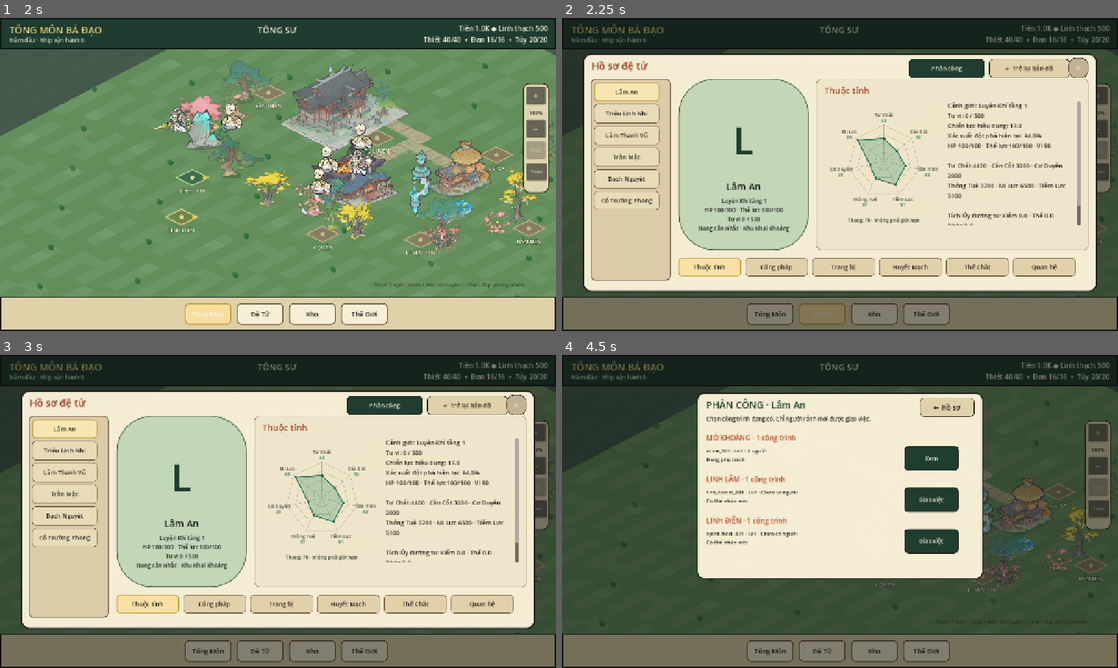
Above: before the commit, frames 1-4 (two rows, left to right).
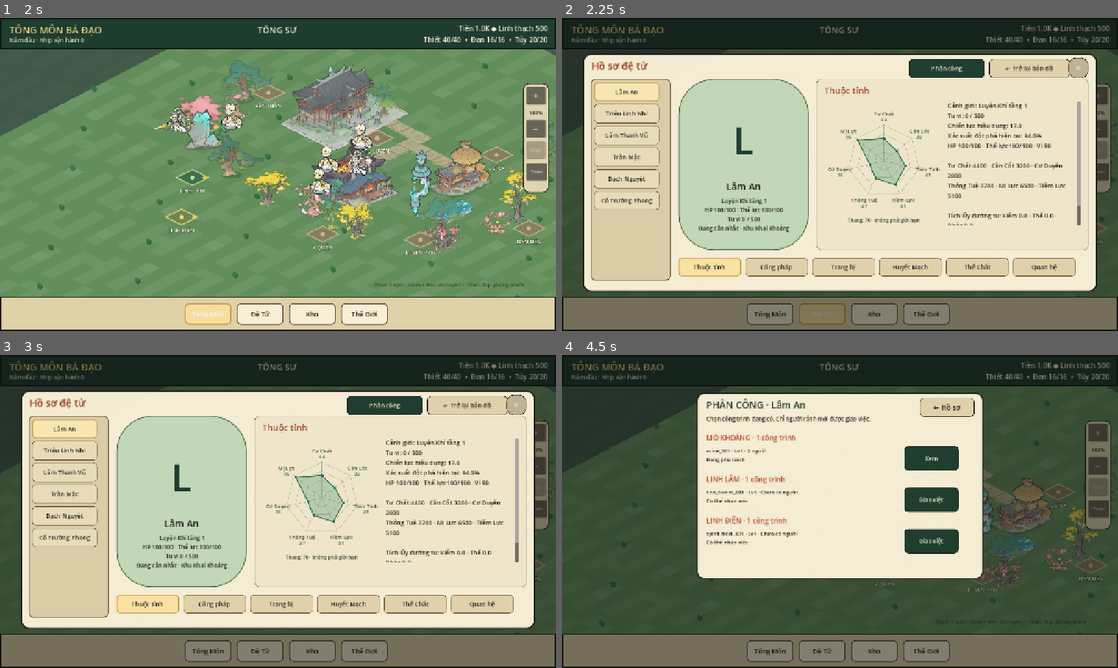
Above: after the commit, the same moments.

Repository: vuanhtuan161094-byte/TongMonBaDao
Game: Godot game, scene res://scenes/p3/p3_2_landscape_sect.tscn
Same seed, same stepped clock (60 frames per second), same inputs: the game is played once before the commit and once after it.
Inputs (mouse positions are in pixels of both pictures, inside the frame that each line leads up to):
- Up to frame 1 (2 s): click (177, 115) at 0.52 s; click "Tông Môn" at 1.25 s
- Up to frame 2 (2.25 s): click "Đệ Tử" at 2 s
- Up to frame 3 (3 s): click "Kho" at 2.75 s
- Up to frame 4 (4.5 s): click "Thế Giới" at 3.5 s; click "Phân công" at 4.25 s

Frame 1 is identical in both runs. In frame 2, 0.3% of the frame differs, in the area x 47-68%, y 29-61%; in frame 3, 0.3%; in frame 4, nothing differs.

Commit message:
ui(pr27): improve D7 seven-axis radar label legibility

Diff:
--- a/godot/src/presentation/p3/disciple_six_dimension_radar.gd
+++ b/godot/src/presentation/p3/disciple_six_dimension_radar.gd
@@ -69,10 +69,10 @@
         var value := dimension_values[index]
         polygon.append(_axis_point(index,radius*clampf(value/chart_ceiling,0.0,1.0),center))
         if font != null:
-            var point := _axis_point(index,radius+19.0,center)
-            draw_string(font,Vector2(point.x-35.0,point.y),dimension_names[index],HORIZONTAL_ALIGNMENT_CENTER,70.0,11,INK)
+            var point := _axis_point(index,radius+21.0,center)
+            draw_string(font,Vector2(point.x-35.0,point.y),dimension_names[index],HORIZONTAL_ALIGNMENT_CENTER,70.0,12,INK)
             var text_value := "%.0f" % value if model_version >= 2 else "%.2f" % value
-            draw_string(font,Vector2(point.x-35.0,point.y+13.0),text_value,HORIZONTAL_ALIGNMENT_CENTER,70.0,11,JADE)
+            draw_string(font,Vector2(point.x-35.0,point.y+13.0),text_value,HORIZONTAL_ALIGNMENT_CENTER,70.0,12,JADE)
     draw_colored_polygon(polygon,Color(0.22,0.57,0.42,0.30))
     var closed := polygon.duplicate()
     closed.append(polygon[0])
